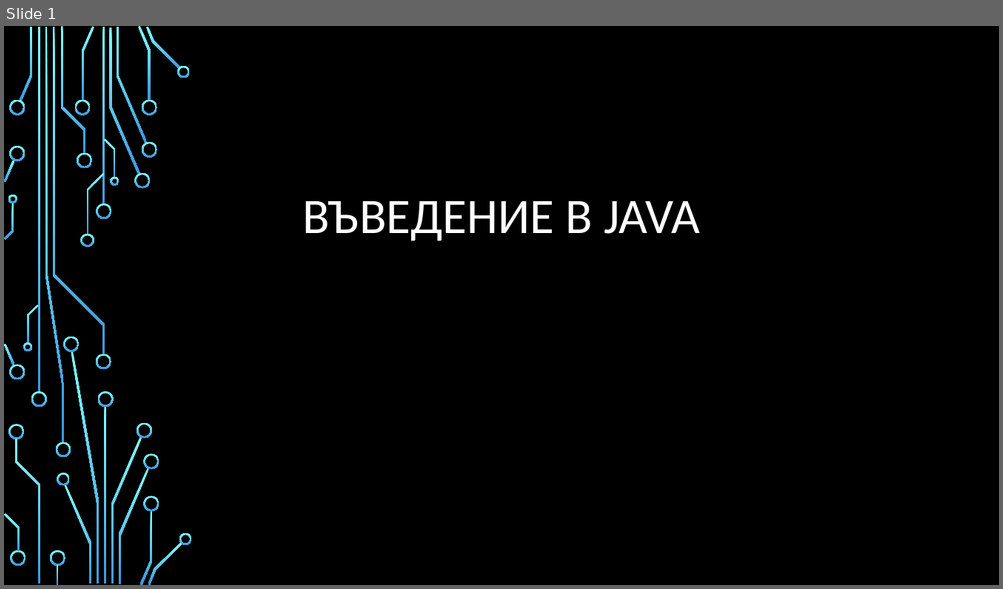
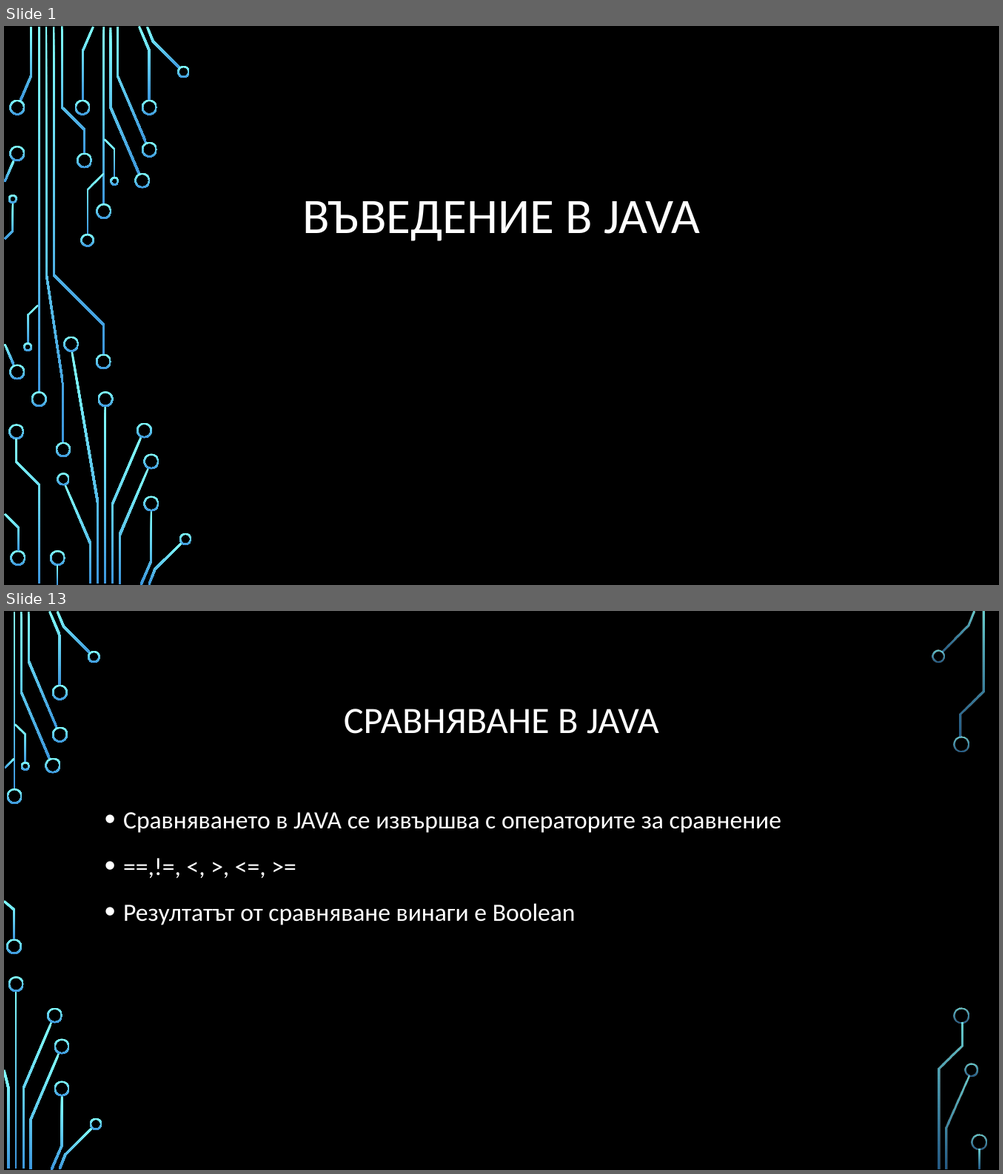
Before and after one commit to Bilyukov/java-course, a slide deck: 02.java-basics.pptx. Shown one above the other, each under a label of ours: slide 1 before the commit, slides 1 and 13 after it; the slides between them are not shown. The pictures are 1003x589 and 1003x1174 pixels, drawn with LibreOffice and Linux fonts; fonts in the diff are those of the drawing; background and template pictures are left out. Boxes give left, top, right and bottom in pixels: in the first picture for what was removed or moved away, otherwise in the second. Text is boxed around its words. In the diff, an @@ line names an element or a change of style, - is before the commit and + after.

Commit message:
Added Java Basics Demo

```diff
--- a/02.java-basics.pptx
+++ b/02.java-basics.pptx
@@ slide 13 added at (4, 611, 999, 1170), background picture (left out) @@
@@ title added at (344, 709, 659, 734), 36 pt, text #FFFFFF @@
+СРАВНЯВАНЕ В JAVA
@@ text added at (123, 812, 781, 925), 24 pt, text #FFFFFF @@
+• Сравняването в JAVA се извършва с операторите за сравнение
+• ==,!=, <, >, <=, >=
+• Резултатът от сравняване винаги е Boolean
@@ group added at (4, 611, 987, 1170): 33 freeform shapes, 3 rectangles @@
```
Also in this commit, not shown: 2 slides changed, 21 other slides added, 21 other files.
